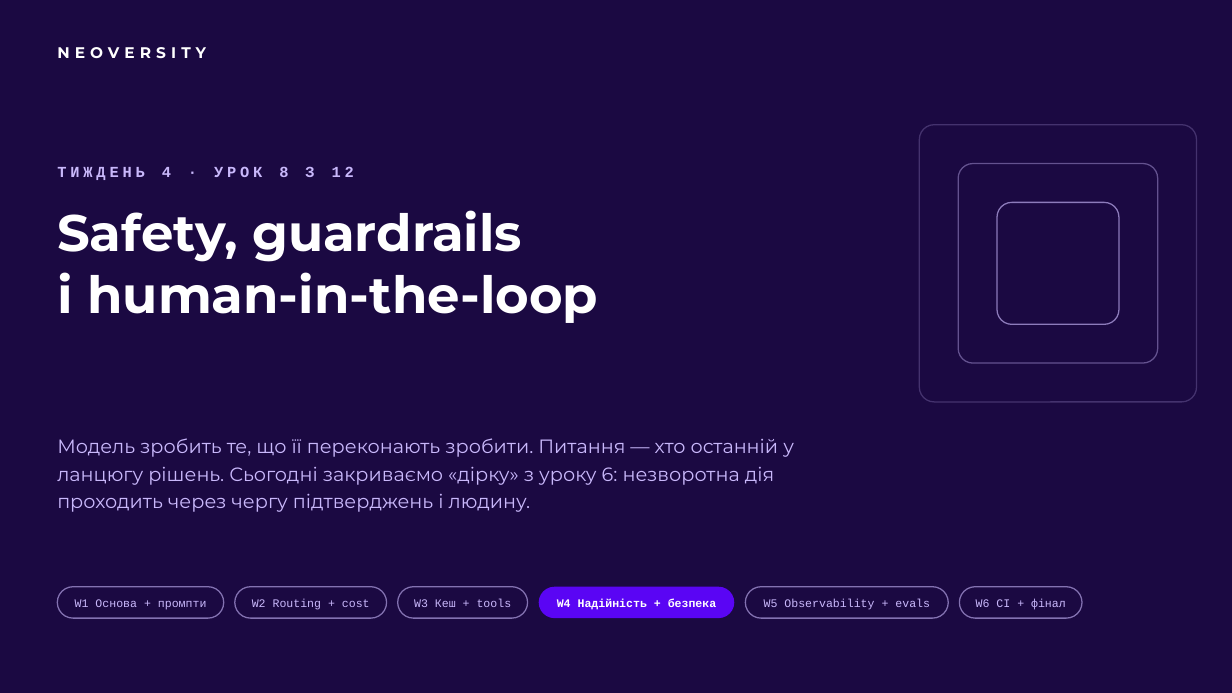
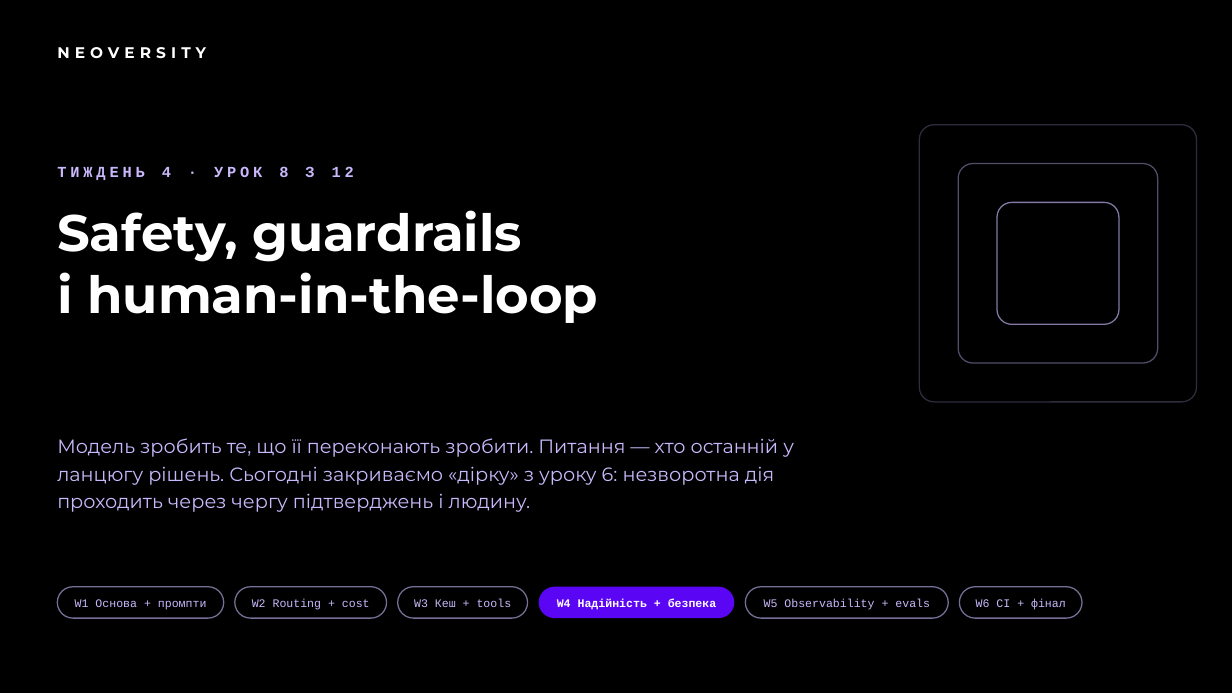
Before and after one commit to TarasFedorenkoFTV/llmops-bootcamp, a slide deck: slide 1 of docs/decks/L08.pptx. Drawn at 1232x693 pixels with LibreOffice and Linux fonts; fonts in the diff are those of the drawing; background and template pictures are left out. Boxes give left, top, right and bottom in pixels: in the first picture for what was removed or moved away, otherwise in the second. Text is boxed around its words. In the diff, an @@ line names an element or a change of style, - is before the commit and + after.

```diff
--- a/docs/decks/L08.pptx
+++ b/docs/decks/L08.pptx
@@ background #1B0942 to picture (left out) @@
```
Also in this commit, not shown: 25 other slides changed, 14 other files.
